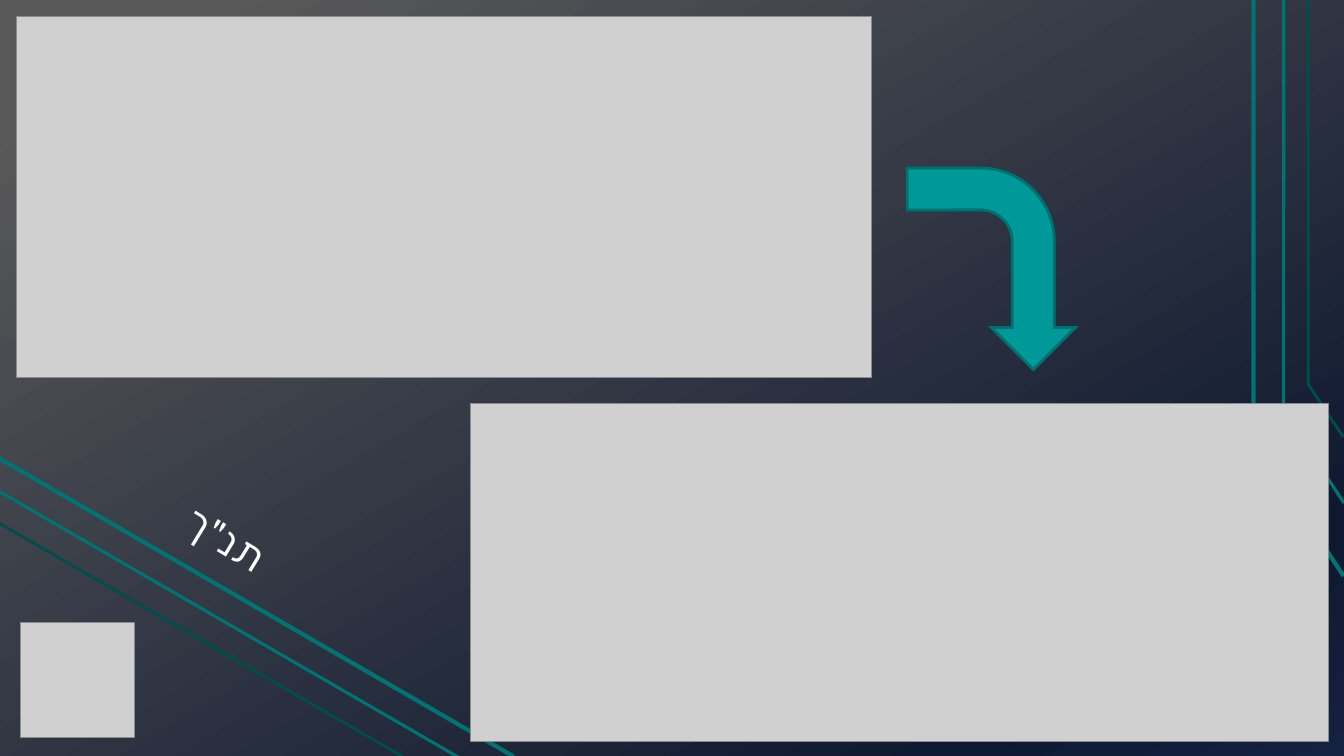
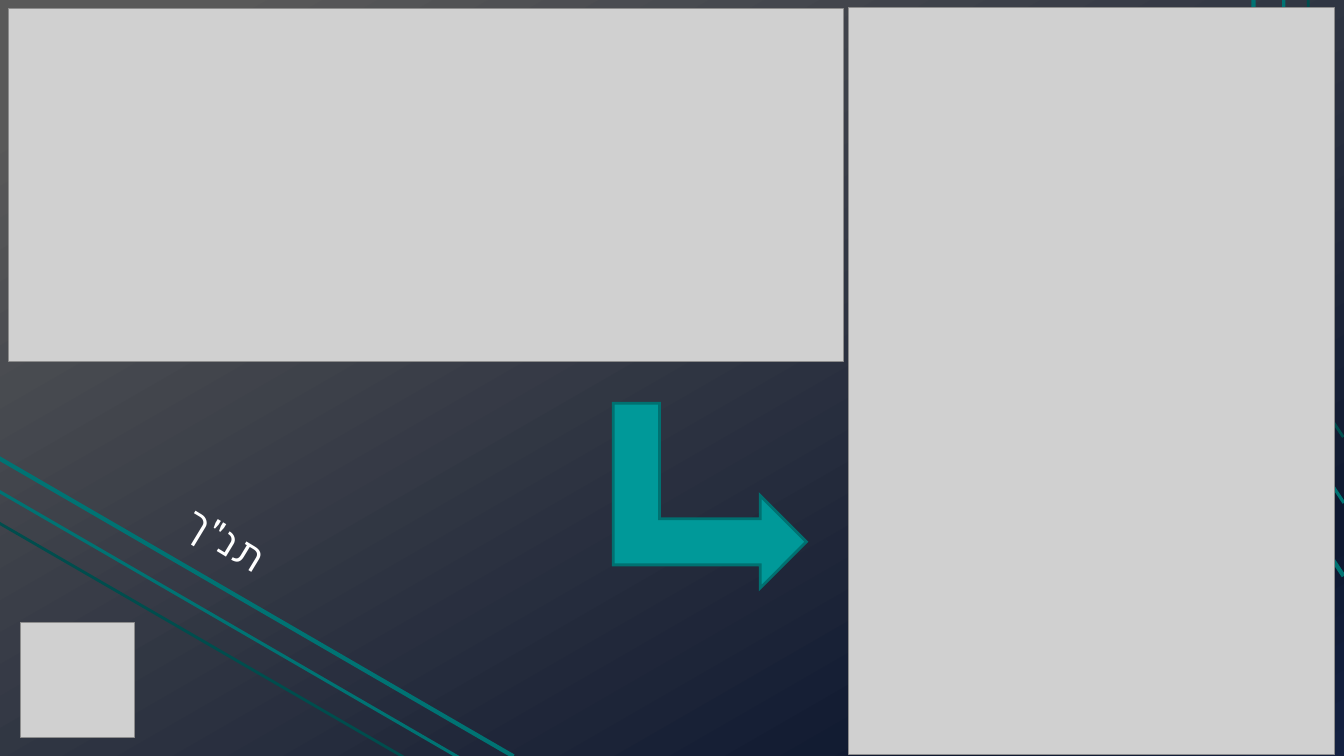
Before and after one commit to TechnionTDK/jbs-text2json, a slide deck: slide 5 of Text2Json.pptx (slide 10 before the commit). Drawn at 1344x756 pixels with LibreOffice and Linux fonts; fonts in the diff are those of the drawing; grey boxes stand for pictures. Boxes give left, top, right and bottom in pixels: in the first picture for what was removed or moved away, otherwise in the second. Text is boxed around its words. In the diff, an @@ line names an element or a change of style, - is before the commit and + after.

```diff
--- a/Text2Json.pptx
+++ b/Text2Json.pptx
@@ picture resized from (x1=16, y1=17, x2=871, y2=378) to (x1=8, y1=8, x2=843, y2=361) @@
@@ picture added at (x1=848, y1=8, x2=1334, y2=754) @@
@@ bent arrow removed at (x1=907, y1=168, x2=1075, y2=370) @@
@@ picture removed at (x1=470, y1=403, x2=1328, y2=741) @@
@@ bent up arrow added at (x1=613, y1=404, x2=806, y2=588), fill #009999, outline #007171 2 pt @@
```
Also in this commit, not shown: 7 other slides changed, 5 slides added, 1 slide removed.
